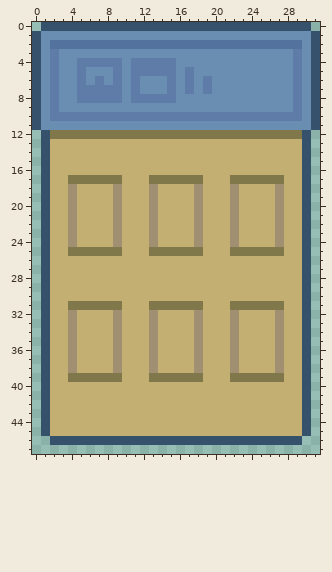
Two versions of one pixel-art sprite, Delivery driver assets/house4.png. The picture above is the old version.
The file is 32x48 pixels. Colours within 5 levels of each other are drawn and written as one.
After:
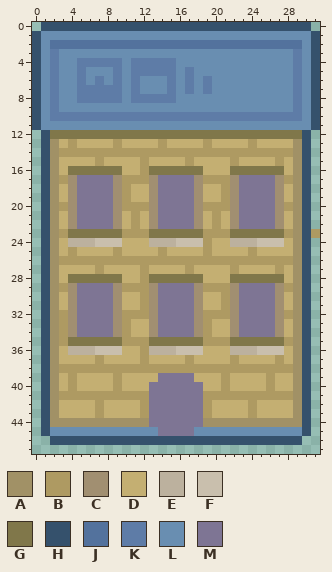
Palette (. is transparent): A #a19166  B #ae9a62  C #a18f71  D #c4af72  E #bcb19e  F #c9bfad  G #80774a  H #35516c  J #53729d  K #5e7ca7  L #698eb1  M #7e7594
What changed:
Colour A replaces colour D in rows 13 to 43 at x 2 and 29; in row 44 at x 2 to 12 and 19 to 29.
Colour B is added in row 23 at x 31.
Colour B replaces colour C in row 37 at x 22 and 27; in row 38 at x 4, 9, 13, 18, 22 and 27.
Colour B replaces colour D in row 13 at x 4, 9, 14, 19 and 24; in row 14 at x 3 to 28; in row 15 at x 7, 12, 17, 22 and 27; in row 16 at x 12; in row 17 at x 3, 10 to 12, 19 to 21 and 28; in rows 18 to 19 at x 10 and 21.
Colour B replaces colour D in row 20 at x 3, 10 to 12, 19 to 21 and 28; in rows 21 to 22 at x 11 and 20; in row 23 at x 3, 10 to 12, 19 to 21 and 28; in rows 24 to 25 at x 19; in row 26 at x 3 to 28; in row 27 at x 7, 12, 17, 22 and 27.
Colour B replaces colour D in row 28 at x 12; in row 29 at x 3, 10 to 12, 19 to 21 and 28; in rows 30 to 31 at x 12 and 21; in row 32 at x 3, 10 to 12, 19 to 21 and 28; in rows 33 to 34 at x 3, 10 and 19; in row 35 at x 3, 10 to 12, 19 to 21 and 28.
Colour B replaces colour D in row 36 at x 12; in row 37 at x 7, 12 and 17; in row 38 at x 3, 5 to 8, 10 to 12, 14 to 17, 19 to 21, 23 to 26 and 28; in row 39 at x 21; in row 40 at x 4, 9, 21 and 26; in row 41 at x 3 to 12 and 19 to 28.
Colour B replaces colour D in rows 42 to 43 at x 7, 12, 19 and 24.
Colour B replaces colour G in row 25 at x 4, 9, 14 and 24; in row 39 at x 4, 9 and 26.
Colour C replaces colour D in rows 29 to 30 at x 4, 9, 13, 18, 22 and 27.
Colour C replaces colour G in row 17 at x 4, 9, 13, 18, 22 and 27; in row 31 at x 4, 9, 13, 18, 22 and 27.
Colour D replaces colour C in row 37 at x 4, 9, 13 and 18.
Colour D replaces colour G in row 25 at x 5 to 8, 13, 15 to 18, 22 to 23 and 25 to 27; in row 39 at x 5 to 8, 13, 18, 22 to 25 and 27.
Colour E replaces colour C in row 24 at x 4, 13 and 22; in row 36 at x 4, 13 and 22.
Colour E replaces colour D in row 24 at x 5 to 6, 14 to 15 and 23 to 24; in row 36 at x 5 to 6, 14 to 15 and 23 to 24.
Colour F replaces colour C in row 24 at x 9, 18 and 27; in row 36 at x 9, 18 and 27.
Colour F replaces colour D in row 24 at x 7 to 8, 16 to 17 and 25 to 26; in row 36 at x 7 to 8, 16 to 17 and 25 to 26.
Colour G replaces colour C in row 23 at x 4, 9, 13, 18, 22 and 27; in row 35 at x 4, 9, 13, 18, 22 and 27.
Colour G replaces colour D in row 16 at x 4 to 9, 13 to 18 and 22 to 27; in row 23 at x 5 to 8, 14 to 17 and 23 to 26; in row 28 at x 4 to 9, 13 to 18 and 22 to 27; in row 35 at x 5 to 8, 14 to 17 and 23 to 26.
Colour L replaces colour D in row 45 at x 2 to 13 and 18 to 29.
Colour M replaces colour D in rows 18 to 22 at x 5 to 8, 14 to 17 and 23 to 26; in rows 29 to 30 at x 5 to 8, 14 to 17 and 23 to 26; in rows 32 to 34 at x 5 to 8, 14 to 17 and 23 to 26; in rows 40 to 44 at x 13 to 18; in row 45 at x 14 to 17.
Colour M replaces colour G in row 17 at x 5 to 8, 14 to 17 and 23 to 26; in row 31 at x 5 to 8, 14 to 17 and 23 to 26; in row 39 at x 14 to 17.
Boxes around the changes in both pictures, in picture pixels (x1, y1, x2, y2):
changed: (50, 139, 320, 436)
